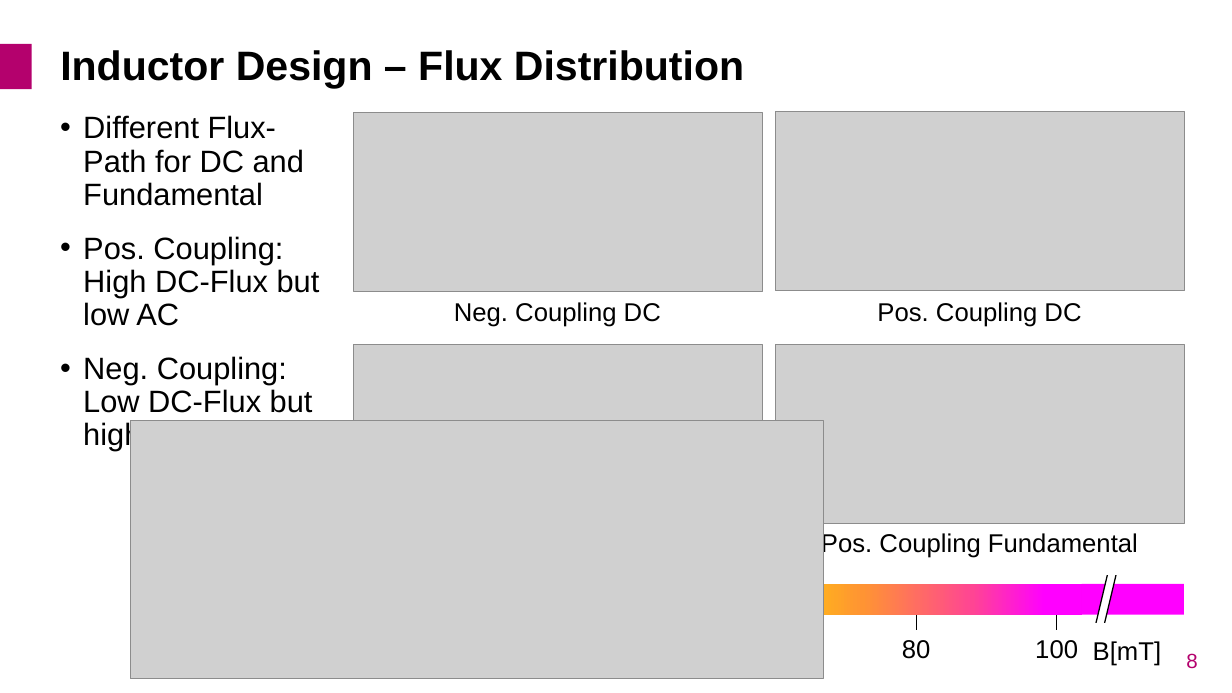
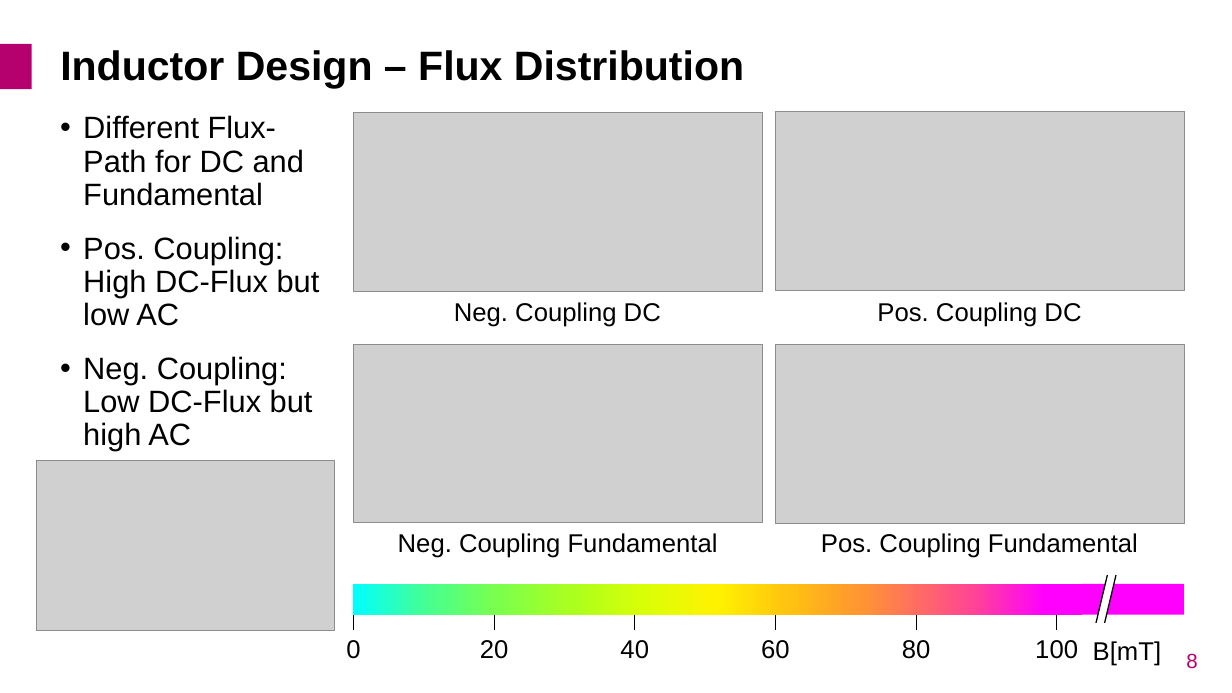
Before and after one commit to Keilomatico/IPEC2026_Coupled_Inductor_Buck, a slide deck: slide 8 of Presentation/IPEC2026_Adrian-Keil_Coupled-Inductor-Buck.pptx. Drawn at 1232x693 pixels with LibreOffice and Linux fonts; fonts in the diff are those of the drawing; grey boxes stand for pictures; background and template pictures are left out. Boxes give left, top, right and bottom in pixels: in the first picture for what was removed or moved away, otherwise in the second. Text is boxed around its words. In the diff, an @@ line names an element or a change of style, - is before the commit and + after.

```diff
--- a/Presentation/IPEC2026_Adrian-Keil_Coupled-Inductor-Buck.pptx
+++ b/Presentation/IPEC2026_Adrian-Keil_Coupled-Inductor-Buck.pptx
@@ picture: place and size @@
-picture at (130, 421, 823, 679)
+picture at (36, 460, 335, 630)
@@ text added at (398, 533, 718, 558), 20 pt, text #000000 @@
+Neg. Coupling Fundamental
```
Also in this commit, not shown: 5 other slides changed, 1 other file.
